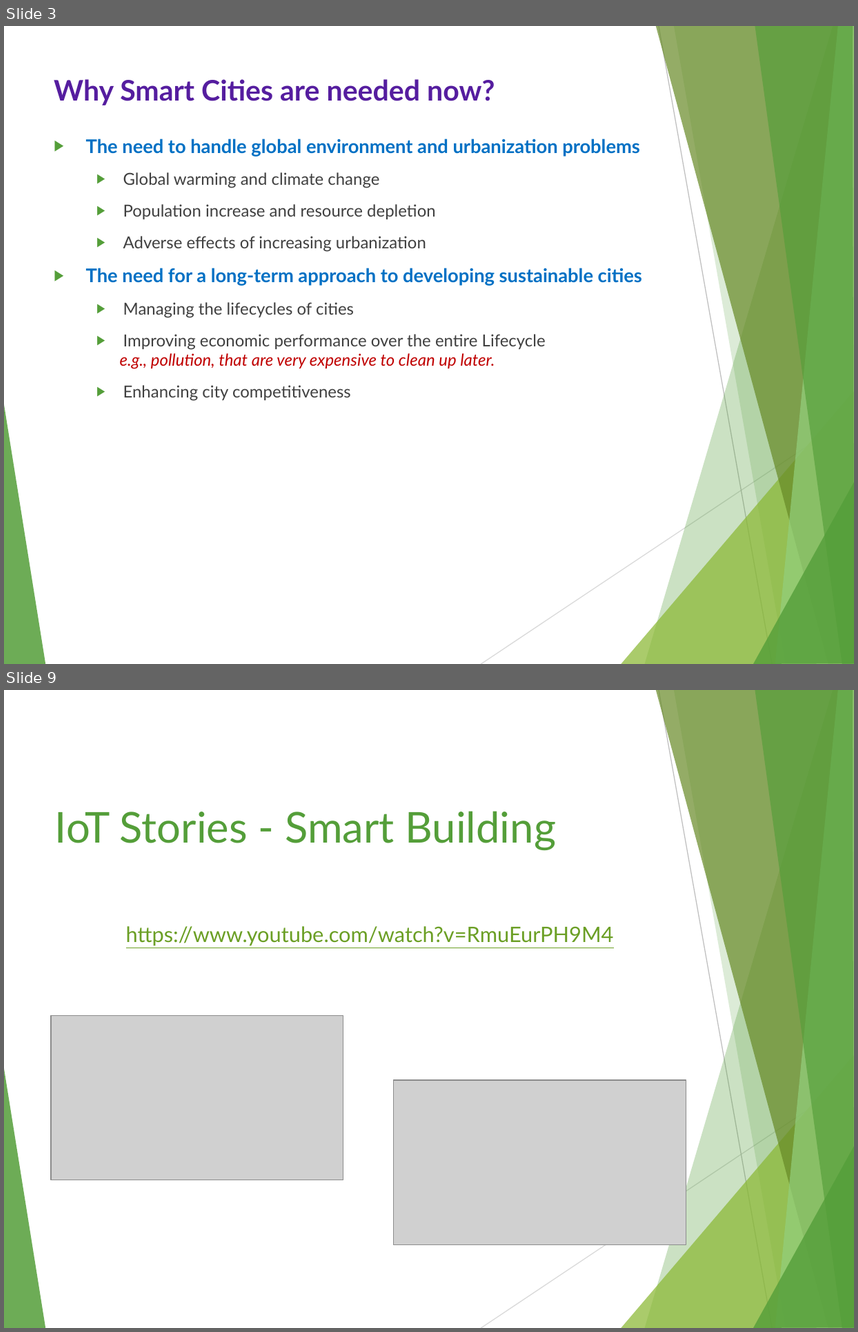
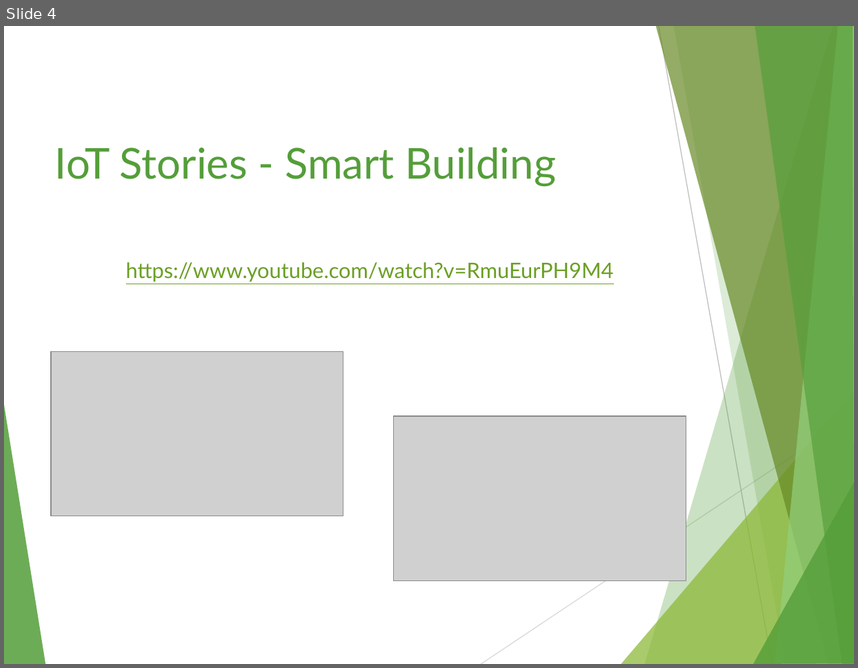
Before and after one commit to Idancw/Arduino-2017S, a slide deck: Presentation/Smart Cities.pptx. Shown one above the other, each under a label of ours: slides 3 and 9 before the commit, slide 4 after it; the slides between them are not shown. The pictures are 858x1332 and 858x668 pixels, drawn with LibreOffice and Linux fonts; fonts in the diff are those of the drawing; grey boxes stand for pictures. Boxes give left, top, right and bottom in pixels: in the first picture for what was removed or moved away, otherwise in the second. Text is boxed around its words. In the diff, an @@ line names an element or a change of style, - is before the commit and + after.

```diff
--- a/Presentation/Smart Cities.pptx
+++ b/Presentation/Smart Cities.pptx
@@ slide 3 removed at (x1=4, y1=26, x2=854, y2=664), background #FFFFFF; not listed: 10 template elements that a slide beside it also shows @@
@@ text removed at (x1=54, y1=79, x2=495, y2=105) @@
-Why Smart Cities are needed now?
@@ text removed at (x1=86, y1=138, x2=642, y2=401) @@
-▶ The need to handle global environment and urbanization problems
-  ▶ Global warming and climate change
-  ▶ Population increase and resource depletion
-  ▶ Adverse effects of increasing urbanization
-▶ The need for a long-term approach to developing sustainable cities
-  ▶ Managing the lifecycles of cities
-  ▶ Improving economic performance over the entire Lifecycle
-  e.g., pollution, that are very expensive to clean up later.
-  ▶ Enhancing city competitiveness
@@ what was slide 9 is now slide 4 @@
```
Also in this commit, not shown: 2 slides changed, 1 slide added, 5 other slides removed.
